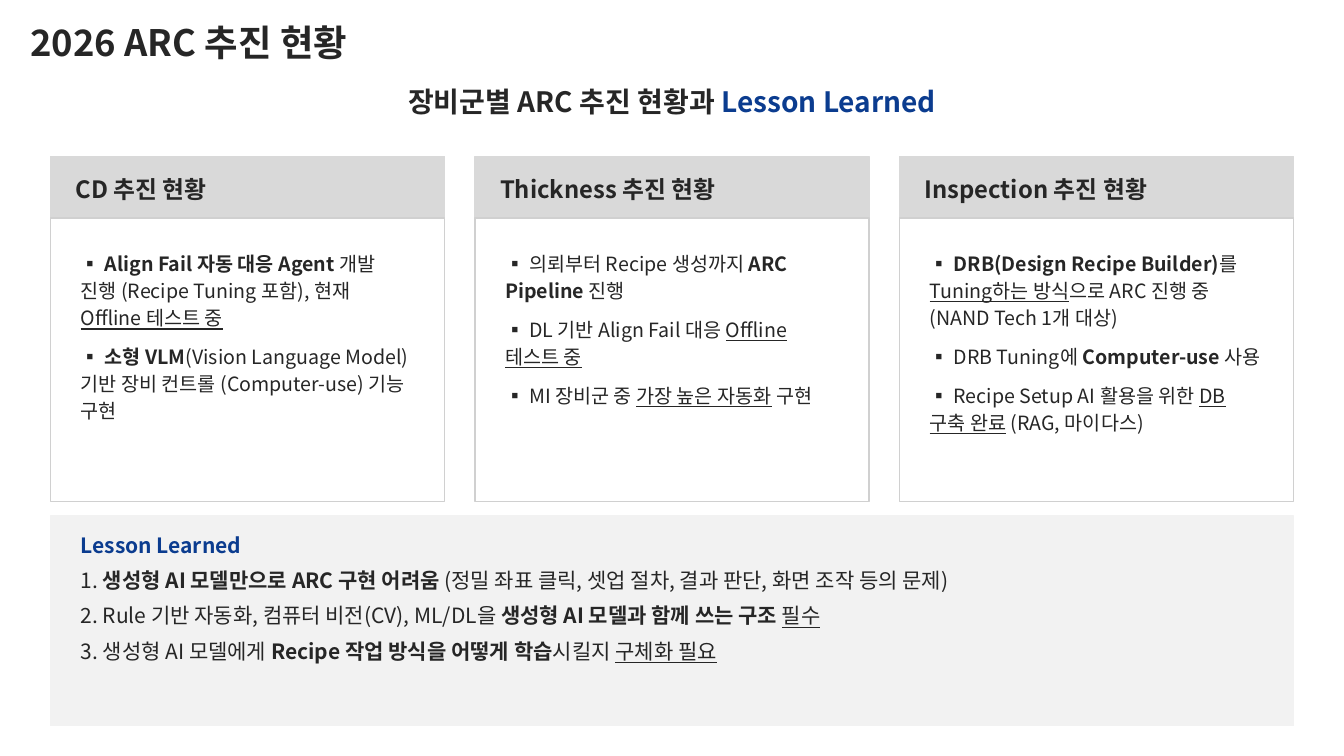
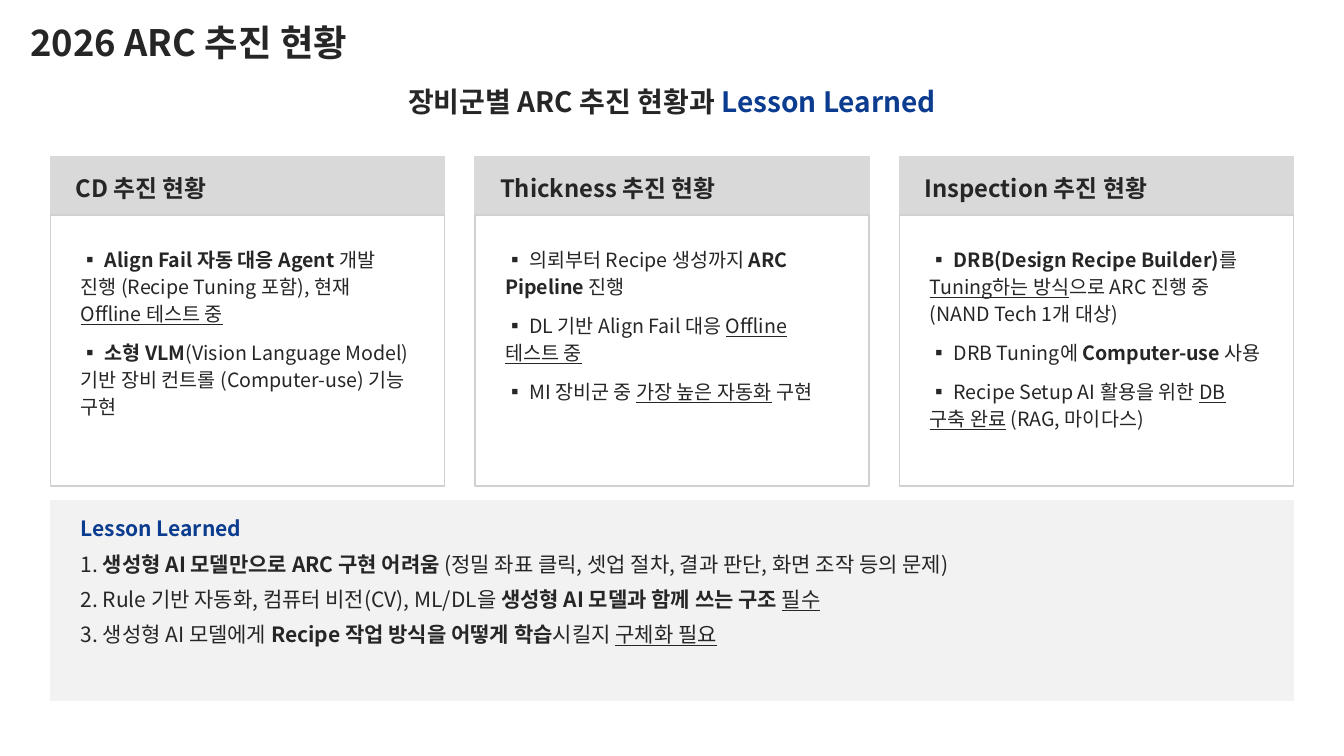
Before and after one commit to DarrenKoi/pm_notes, a slide deck: slide 2 of my-task/arc-tf/deliverables/arc-tf-proposal.pptx. Drawn at 1344x756 pixels with LibreOffice and Linux fonts; fonts in the diff are those of the drawing. Boxes give left, top, right and bottom in pixels: in the first picture for what was removed or moved away, otherwise in the second. Text is boxed around its words. In the diff, an @@ line names an element or a change of style, - is before the commit and + after.

```diff
--- a/my-task/arc-tf/deliverables/arc-tf-proposal.pptx
+++ b/my-task/arc-tf/deliverables/arc-tf-proposal.pptx
@@ rectangle: place and size @@
-rectangle at box(50, 218, 445, 501)
+rectangle at box(50, 215, 445, 486)
@@ rectangle: place and size @@
-rectangle at box(475, 218, 869, 501)
+rectangle at box(475, 215, 869, 486)
@@ rectangle: place and size @@
-rectangle at box(899, 218, 1294, 501)
+rectangle at box(899, 215, 1294, 486)
@@ text "▪ Align Fail 자동 대응 ...": place and size @@
-text "▪ Align Fail 자동 대응 ..." at box(81, 254, 409, 420)
+text "▪ Align Fail 자동 대응 ..." at box(81, 250, 409, 416)
@@ text "▪ 의뢰부터 Recipe 생성까지 ARC ...": place and size @@
-text "▪ 의뢰부터 Recipe 생성까지 ARC ..." at box(505, 254, 812, 407)
+text "▪ 의뢰부터 Recipe 생성까지 ARC ..." at box(505, 250, 812, 403)
@@ text "▪ DRB(Design Recipe Builder)를 Tuning하는 ...": place and size @@
-text "▪ DRB(Design Recipe Builder)를 Tuning하는 ..." at box(930, 255, 1261, 434)
+text "▪ DRB(Design Recipe Builder)를 Tuning하는 ..." at box(930, 251, 1261, 430)
@@ rectangle: place and size @@
-rectangle at box(50, 516, 1294, 726)
+rectangle at box(50, 500, 1294, 701)
@@ text "Lesson Learned": place and size @@
-text "Lesson Learned" at box(81, 536, 948, 664)
+text "Lesson Learned" at box(81, 519, 948, 647)
```
Also in this commit, not shown: 8 other slides changed, 4 other files.
